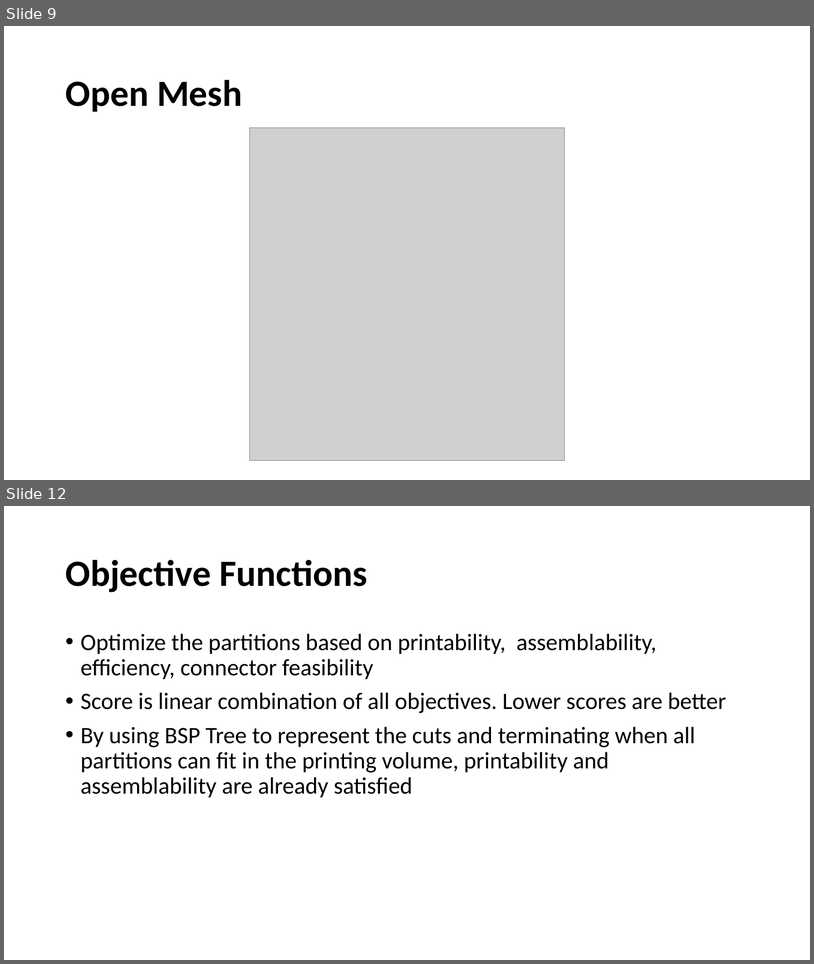
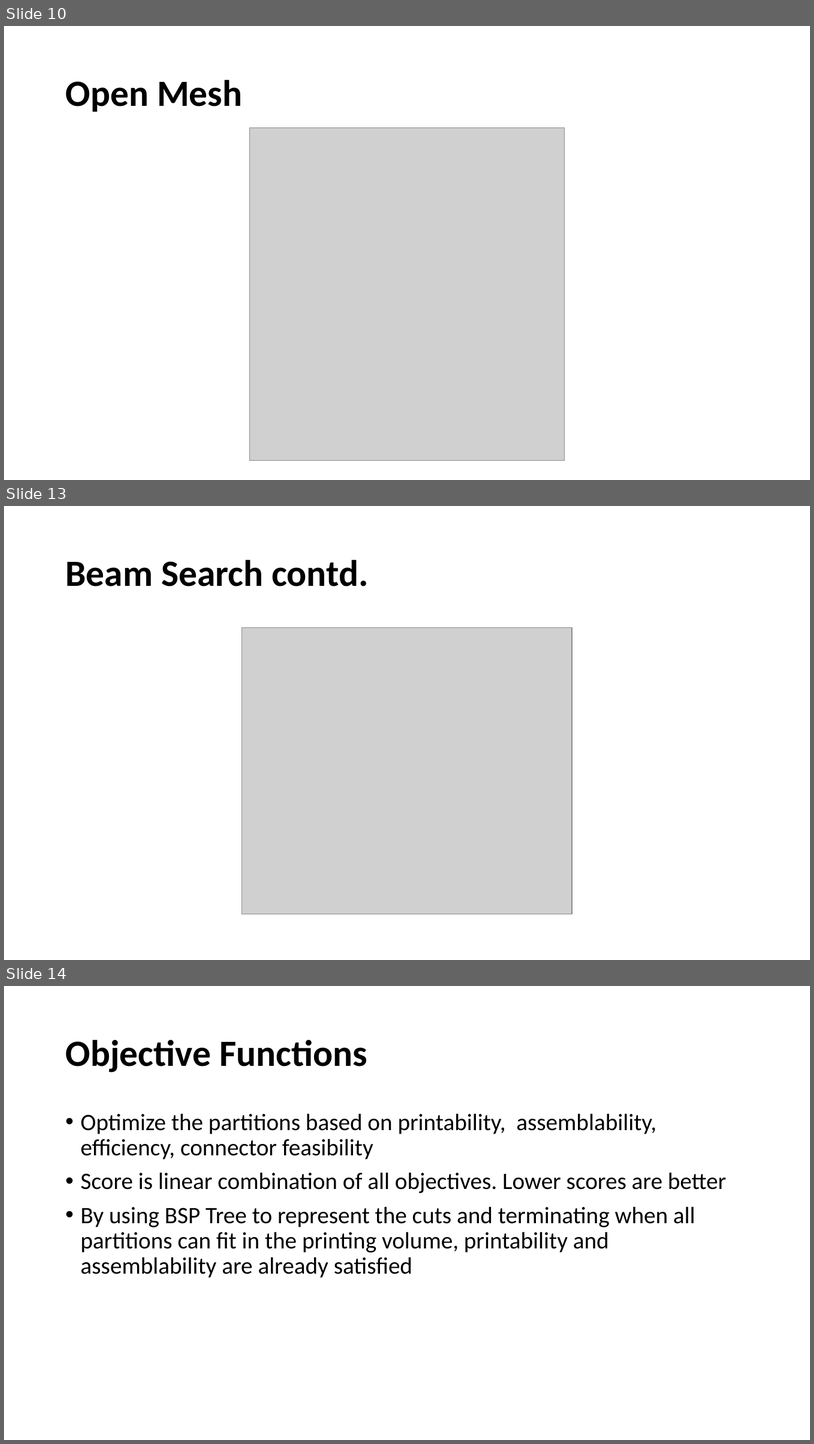
Before and after one commit to JasonKraft/acg_final, a slide deck: presentation/Presentation.pptx. Shown one above the other, each under a label of ours: slides 9 and 12 before the commit, slides 10, 13 and 14 after it; the slides between them are not shown. The pictures are 814x964 and 814x1444 pixels, drawn with LibreOffice and Linux fonts; fonts in the diff are those of the drawing; grey boxes stand for pictures. Boxes give left, top, right and bottom in pixels: in the first picture for what was removed or moved away, otherwise in the second. Text is boxed around its words. In the diff, an @@ line names an element or a change of style, - is before the commit and + after.

```diff
--- a/presentation/Presentation.pptx
+++ b/presentation/Presentation.pptx
@@ slide 13 added at [4,506,810,960], background #FFFFFF @@
@@ title added at [65,559,368,586], 44 pt, text #000000, bold @@
+Beam Search contd.
@@ picture added at [242,628,573,914] @@
@@ what was slide 9 is now slide 10 @@
@@ what was slide 12 is now slide 14 @@
```
Also in this commit, not shown: 2 slides changed, 2 other slides added, 1 slide removed, 1 other file.
